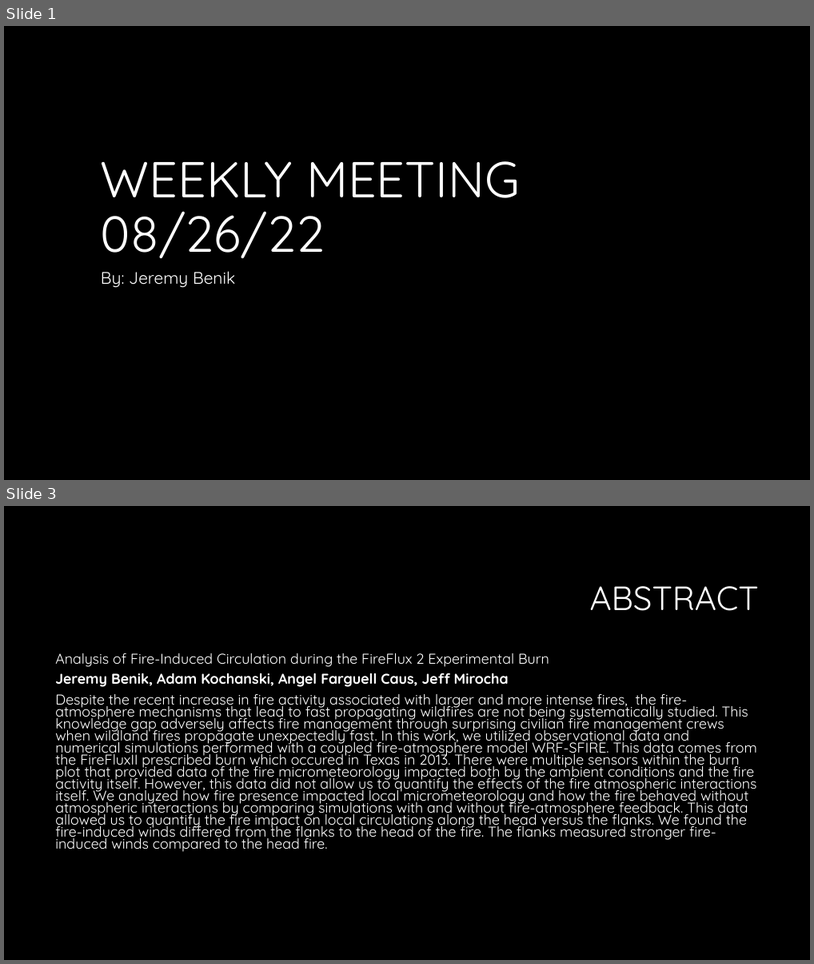
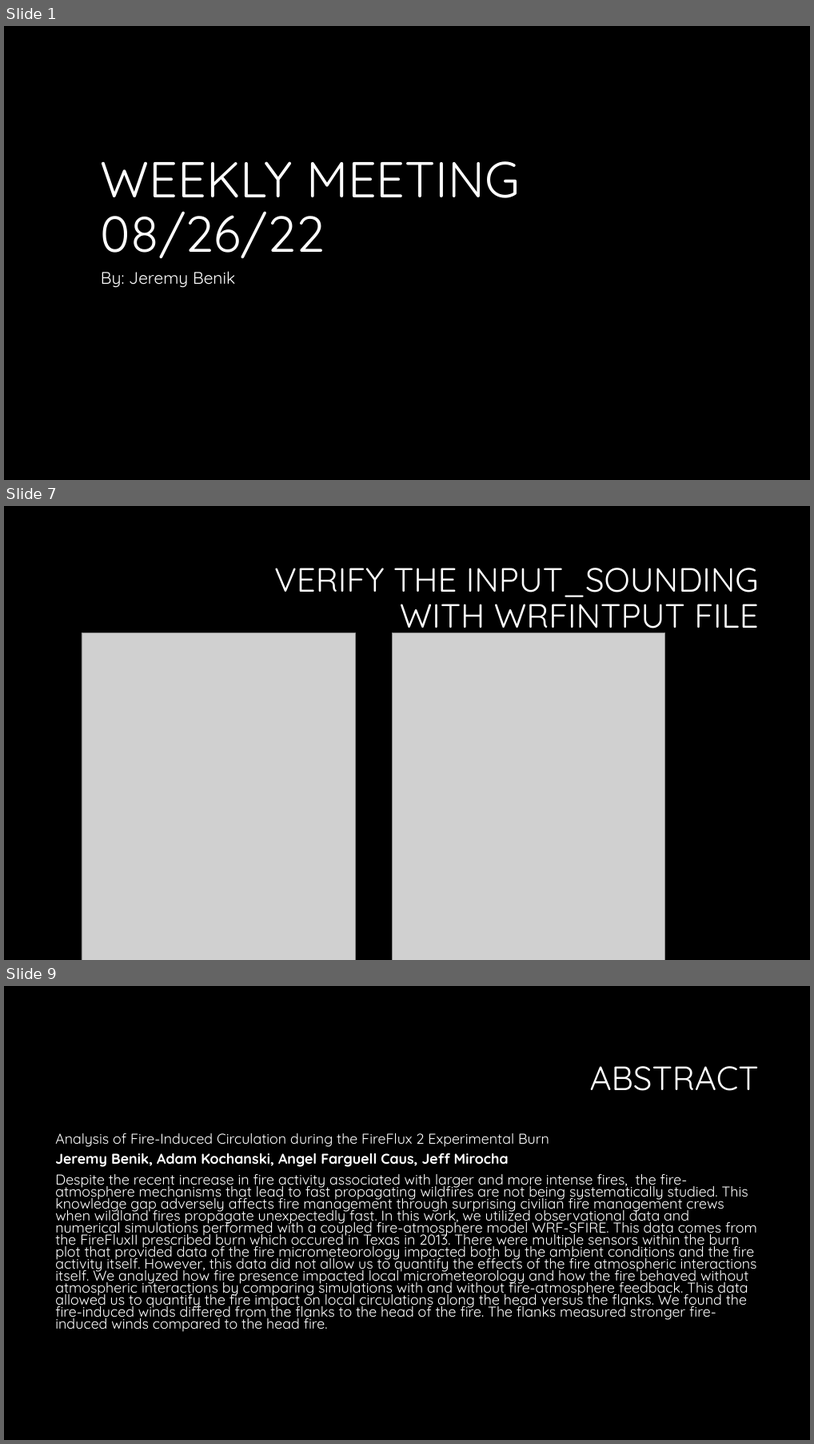
Before and after one commit to Jeremy-Benik/Meeting_Notes, a slide deck: 08262022_Presentation.pptx. Shown one above the other, each under a label of ours: slides 1 and 3 before the commit, slides 1, 7 and 9 after it; the slides between them are not shown. The pictures are 814x964 and 814x1444 pixels, drawn with LibreOffice and Linux fonts; fonts in the diff are those of the drawing; grey boxes stand for pictures; background and template pictures are left out. Boxes give left, top, right and bottom in pixels: in the first picture for what was removed or moved away, otherwise in the second. Text is boxed around its words. In the diff, an @@ line names an element or a change of style, - is before the commit and + after.

```diff
--- a/08262022_Presentation.pptx
+++ b/08262022_Presentation.pptx
@@ slide 7 added at [4,506,810,960], background #000000 @@
@@ title added at [274,568,759,636], 40 pt, text #FFFFFF @@
+VERIFY THE INPUT_SOUNDING WITH WRFINTPUT FILE
@@ picture added at [82,633,355,960] @@
@@ picture added at [392,633,666,960] @@
@@ what was slide 3 is now slide 9 @@
```
Also in this commit, not shown: 3 slides changed, 3 other slides added, 1 slide removed.
